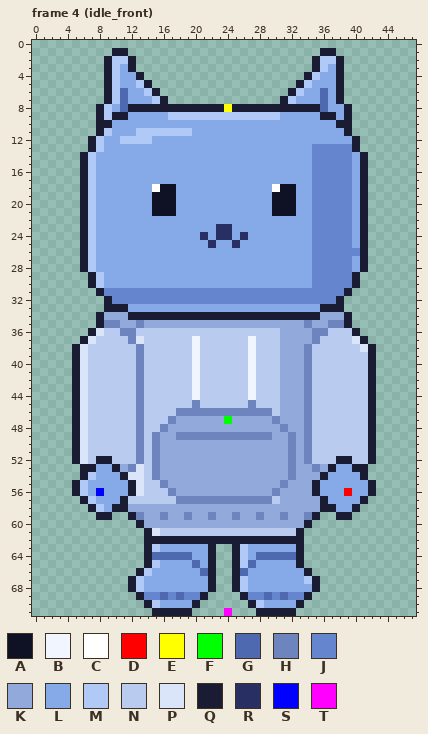
One commit to this pixel-art file: assets-source/hoodie/hoodie_idle.aseprite. Above: the version before the commit.
48x72 pixels, 33 frames. Shown: frame 4 (idle_front). The commit also changed other frames, which this record leaves out.
Visible layers, top first: "anchors", "outline", "face", "strings", "hoodie_shadow", "hoodie", "fur_shadow", "fur", "legs".
Palette (. is transparent): A #0f1124  B #f1f5ff  C #ffffff  D #ff0000  E #ffff00  F #00ff00  G #4e69b0  H #6e84be  J #6586ce  K #92a9db  L #86a9e8  M #b0c9f6  N #b9cbef  P #dae5fa  Q #1a1c33  R #283063  S #0000ff  T #ff00ff
Pixels before, frame 4 (idle_front) (only the part around the change), first column x 1:
 0 ......................
 1 .........QQ...........
 2 ........QMMQ..........
 3 ........QMLQ..........
 4 ........QMLLQ.........
 5 ........QMLLMQ........
 6 ........QMGLLMQ.......
 7 ........QMGLLLMQ......
 8 .......QMLGQQQQQQQQQQQ
 9 .......QMQQLLLLLMMMMMM
10 .......QQLLLLLLLLLLLLL
11 .......QMLLLMMMMMMMLLL
12 ......QMLLMMMMLLLLLLLL
13 ......QMLLLLLLLLLLLLLL
14 .....QMLLLLLLLLLLLLLLL
15 .....QMLLLLLLLLLLLLLLL
16 .....QMLLLLLLLLLLLLLLL
17 .....QMLLLLLLLLLLLLLLL
18 .....QMLLLLLLLCAALLLLL
19 .....QMLLLLLLLAAALLLLL
20 .....QMLLLLLLLAAALLLLL
21 .....QMLLLLLLLAAALLLLL
22 .....QMLLLLLLLLLLLLLLL
23 .....QMLLLLLLLLLLLLLLL
After:
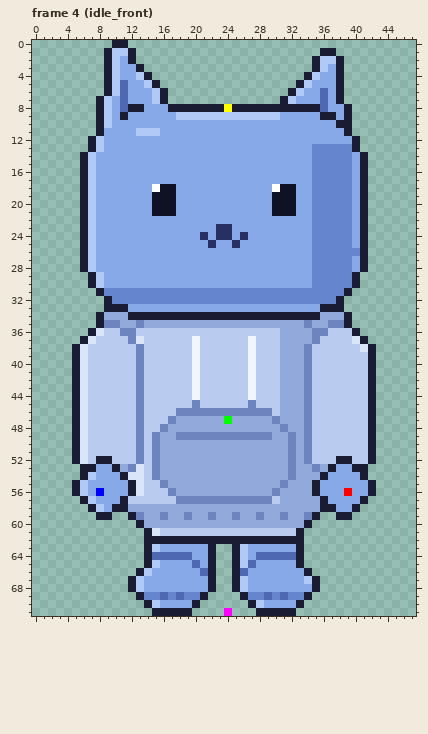
Commit: 27-art-idle-pass: uma orelha de cada vez durante a respiração Co-Authored-By: Claude Opus 5.5 <noreply@anthropic.com>
Change:
layer "fur" removed
Changed rows in their new state; - is an unchanged pixel.
Frame 4 (idle_front), layers "outline", "ears":
first column x 8:
 0 --QQ--------
 1 -QMMQ-------
 2 ---L--------
 3 ----LQ------
 4 -----MQ-----
 5 ---G-LMQ----
 6 ------LMQ---
 7 QML---------
 8 ------LLL---
 9 --L------L--
10 -M----------
11 -L------LLLL
12 ---LLLL-----
Where, in picture pixels (left, top, right, bottom), the same in both pictures:
changed: (96, 40, 192, 144)
